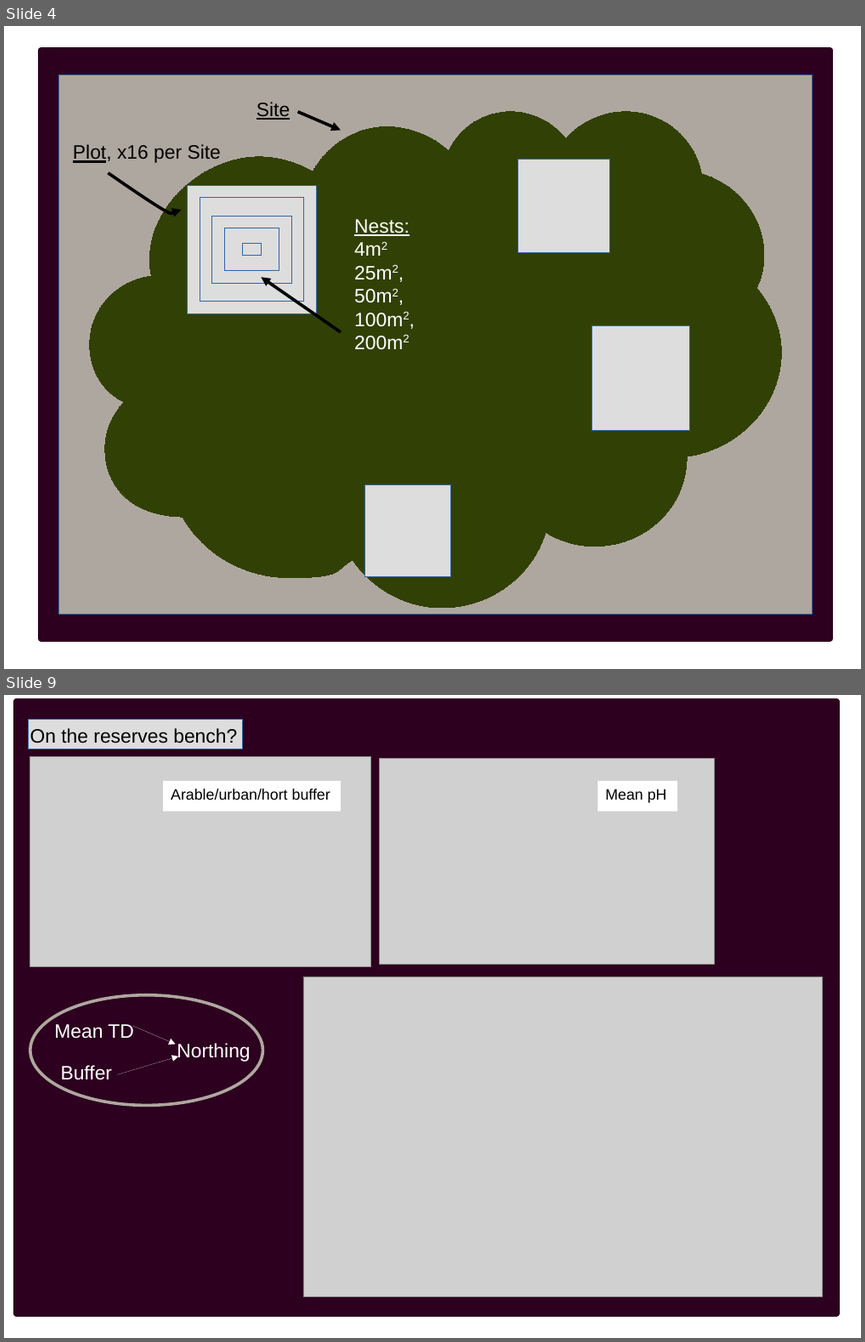
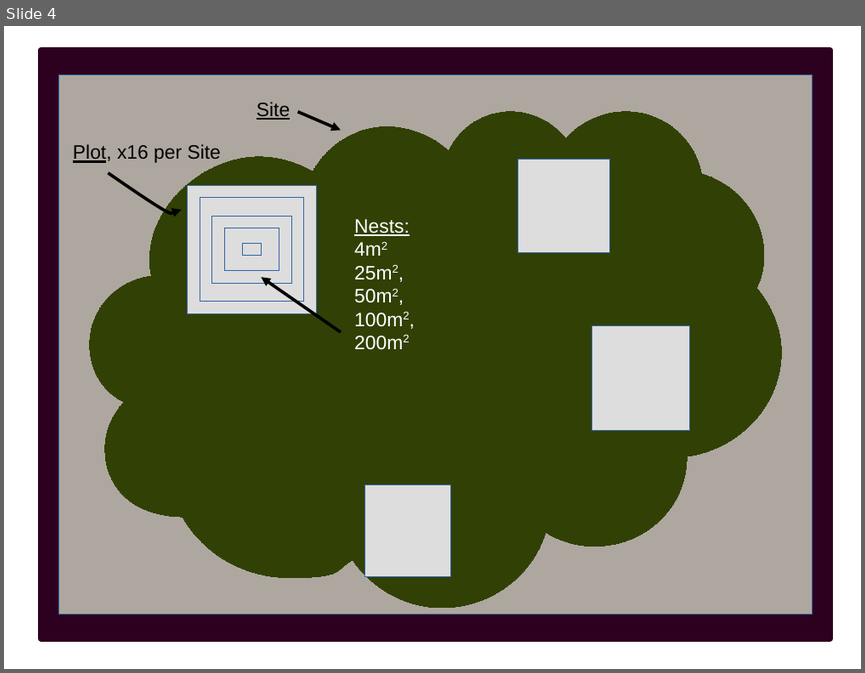
Before and after one commit to PetraGuy/CMEECourseWork, a slide deck: Talk2.odp. Shown one above the other, each under a label of ours: slides 4 and 9 before the commit, slide 4 after it; the slides between them are not shown. The pictures are 865x1342 and 865x673 pixels, drawn with LibreOffice and Linux fonts; fonts in the diff are those of the drawing; grey boxes stand for pictures. Boxes give left, top, right and bottom in pixels: in the first picture for what was removed or moved away, otherwise in the second. Text is boxed around its words. In the diff, an @@ line names an element or a change of style, - is before the commit and + after.

```diff
--- a/Talk2.odp
+++ b/Talk2.odp
@@ slide 9 removed at bbox=[4, 695, 861, 1338], background #FFFFFF @@
@@ rectangle removed at bbox=[17, 701, 837, 1313] @@
@@ rectangle removed at bbox=[28, 719, 243, 749] @@
@@ text removed at bbox=[30, 728, 237, 743] @@
-On the reserves bench?
@@ picture removed at bbox=[30, 756, 372, 967] @@
@@ picture removed at bbox=[380, 758, 714, 964] @@
@@ rectangle removed at bbox=[164, 781, 341, 811] @@
-Arable/urban/hort buffer
@@ rectangle removed at bbox=[598, 781, 677, 811] @@
-Mean pH
@@ ellipse removed at bbox=[30, 995, 263, 1106] @@
@@ picture removed at bbox=[304, 976, 823, 1296] @@
@@ text removed at bbox=[54, 1024, 133, 1038] @@
-Mean TD
@@ arrow removed from (132, 1026) to (175, 1044) @@
@@ text removed at bbox=[177, 1043, 250, 1061] @@
-Northing
@@ text removed at bbox=[61, 1065, 113, 1080] @@
-Buffer
@@ arrow removed from (118, 1074) to (178, 1056) @@
```
Also in this commit, not shown: 3 slides changed, 1 slide added, 2 other slides removed, 10 other files.
